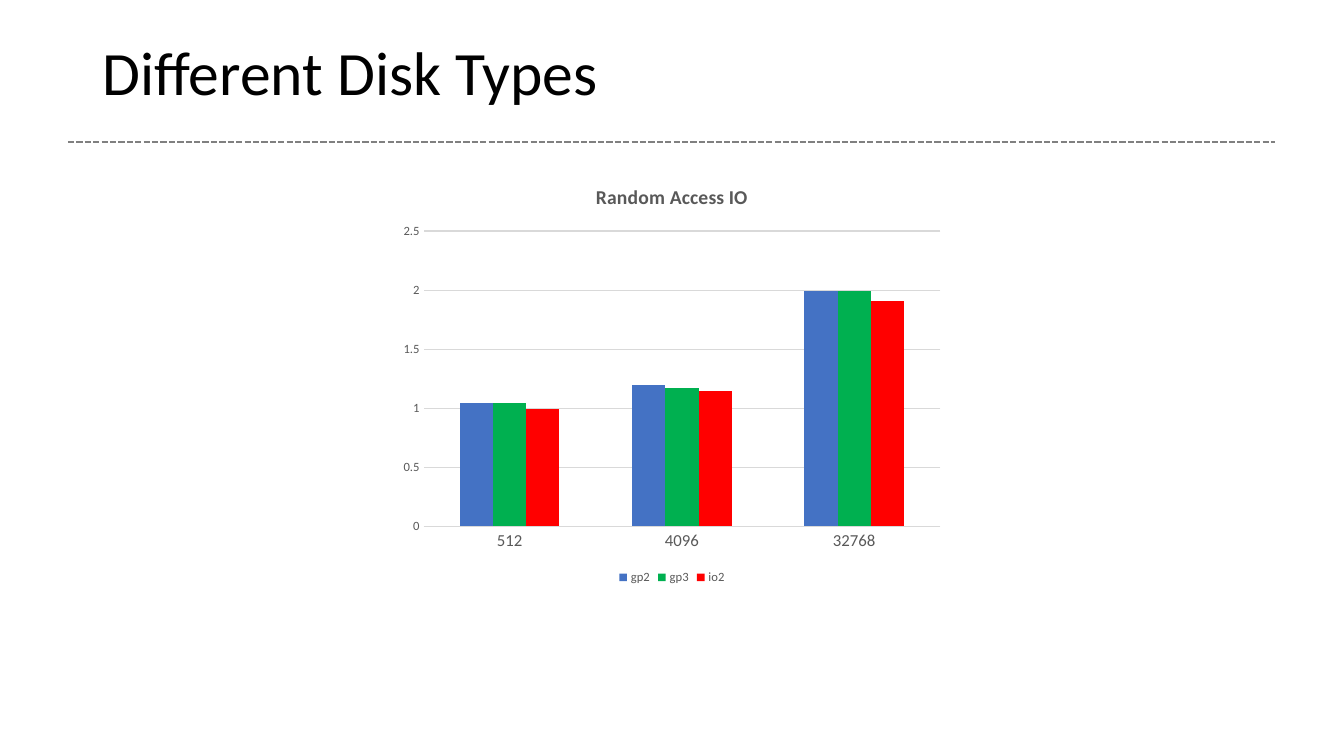
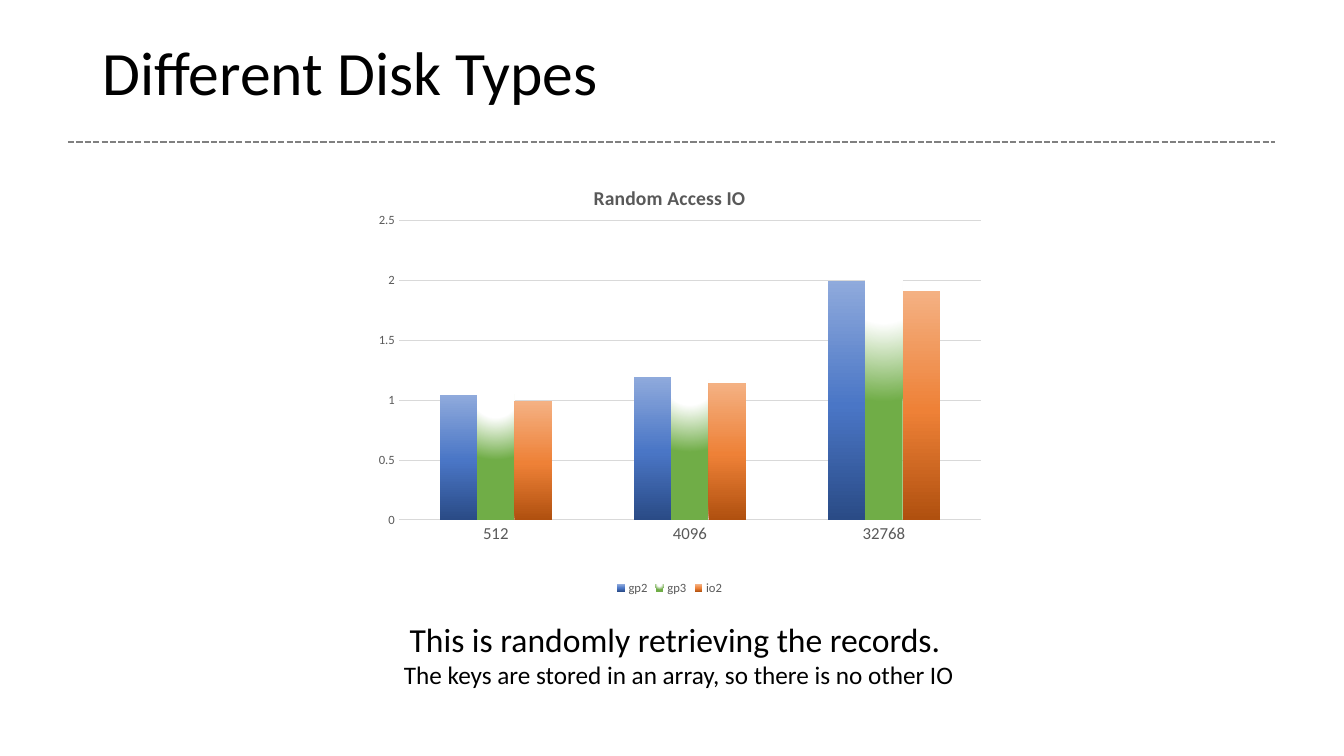
Before and after one commit to glenntu15/BuildVoterDatabase, a slide deck: slide 11 of Proj_presentation.pptx (slide 9 before the commit). Drawn at 1344x756 pixels with LibreOffice and Linux fonts; fonts in the diff are those of the drawing. Boxes give left, top, right and bottom in pixels: in the first picture for what was removed or moved away, otherwise in the second. Text is boxed around its words. In the diff, an @@ line names an element or a change of style, - is before the commit and + after.

```diff
--- a/Proj_presentation.pptx
+++ b/Proj_presentation.pptx
@@ column chart at [351, 167, 988, 600] @@
@@ colour of gp2 #4472C4 to gradient #2A4B86 to #4A76C6 to #8FAADC @@
@@ colour of gp3 #00B050 to gradient #FFFFFF to #70AD47 @@
@@ colour of io2 #FF0000 to gradient #B0500F to #EE8137 to #F4B183 @@
@@ plot area changed @@
@@ column chart: place and size @@
-column chart at [392, 167, 952, 589]
+column chart at [351, 167, 988, 600]
@@ text added at [404, 628, 953, 688], 18 pt, text #000000 @@
+This is randomly retrieving the records.
+The keys are stored in an array, so there is no other IO
```
Also in this commit, not shown: 2 slides added.
